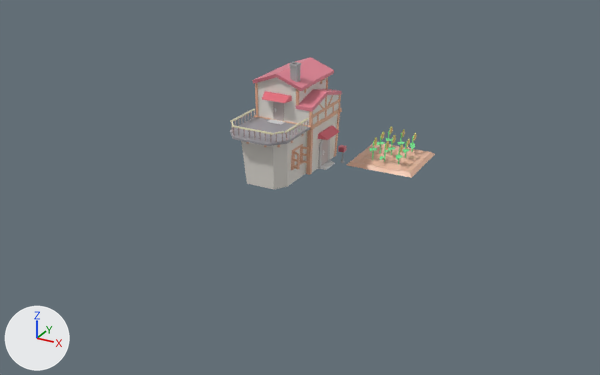
Two versions of the glTF model BrowserGame/public/models/ハウス2.glb, one commit apart.
Both versions are drawn from a 50 mm camera at (375.0, -681.0, 310.0) aimed at (13.0, -24.0, -19.0). Arrows for +X, +Y and +Z are at lower left; the lights stay in place. Where no turn or scale is listed for an object, it has been applied to the vertices.

Names of what the first picture shows: 'グリッド.001', '平面.034', '平面.036', '球.017', '立方体.080', '立方体.093', '立方体.106', '立方体.111'.
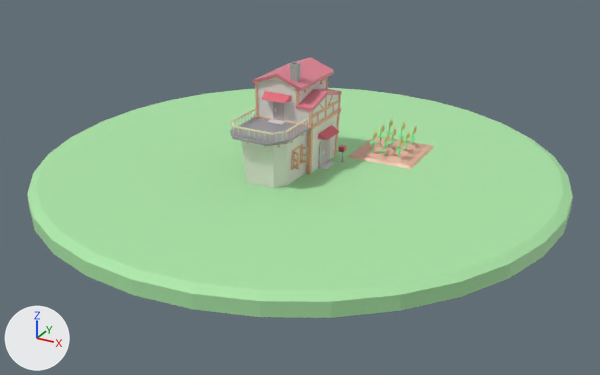
Location of each change, (x1, y1, x2, y2) in pixels of the pictures (600 x 375 px):
'円柱.009', added (green): after (27, 88, 573, 318)
'グリッド.001', moved: before (347, 144, 435, 178); after (348, 137, 434, 169)
'平面.036', moved: before (369, 130, 415, 164); after (370, 123, 416, 157)
'平面.034', moved: before (373, 126, 417, 153); after (374, 120, 417, 147)
'球.017', moved: before (374, 128, 417, 152); after (375, 121, 417, 145)

Edits to the bpy script that builds the scene:
```text
Add mat_マテリアル_017:
    mat_マテリアル_017 = principled_material('マテリアル.017')
    mat_マテリアル_017.base_color = (0.411, 0.794, 0.39)  # green #ace6a8
    mat_マテリアル_017.roughness = 0.575
Add me_円柱_009:
    me_円柱_009.from_pydata(...)  # 96 vertices, 188 faces; spans x -263.0..263.0, y -263.0..263.0, z -17.0..1.0
    me_円柱_009.materials.append(mat_マテリアル_017)  # green #ace6a8
Change ob_球_017:
    ob_球_017.location: (87.0, 86.0, 11.9) -> (87.0, 86.0, 19.4)
Change ob_平面_034:
    ob_平面_034.location: (61.3, 46.7, 14.7) -> (61.3, 46.7, 22.1)
Change ob_平面_036:
    ob_平面_036.location: (72.0, 47.0, 1.2) -> (72.0, 47.0, 8.6)
Change ob_グリッド_001:
    ob_グリッド_001.location: (71.2, 66.0, -7.7) -> (71.2, 66.0, -0.2)
Add ob_円柱_009:
    ob_円柱_009 = bpy.data.objects.new('円柱.009', me_円柱_009)
    ob_円柱_009.location = (0.0, 0.0, -2.4)
```
